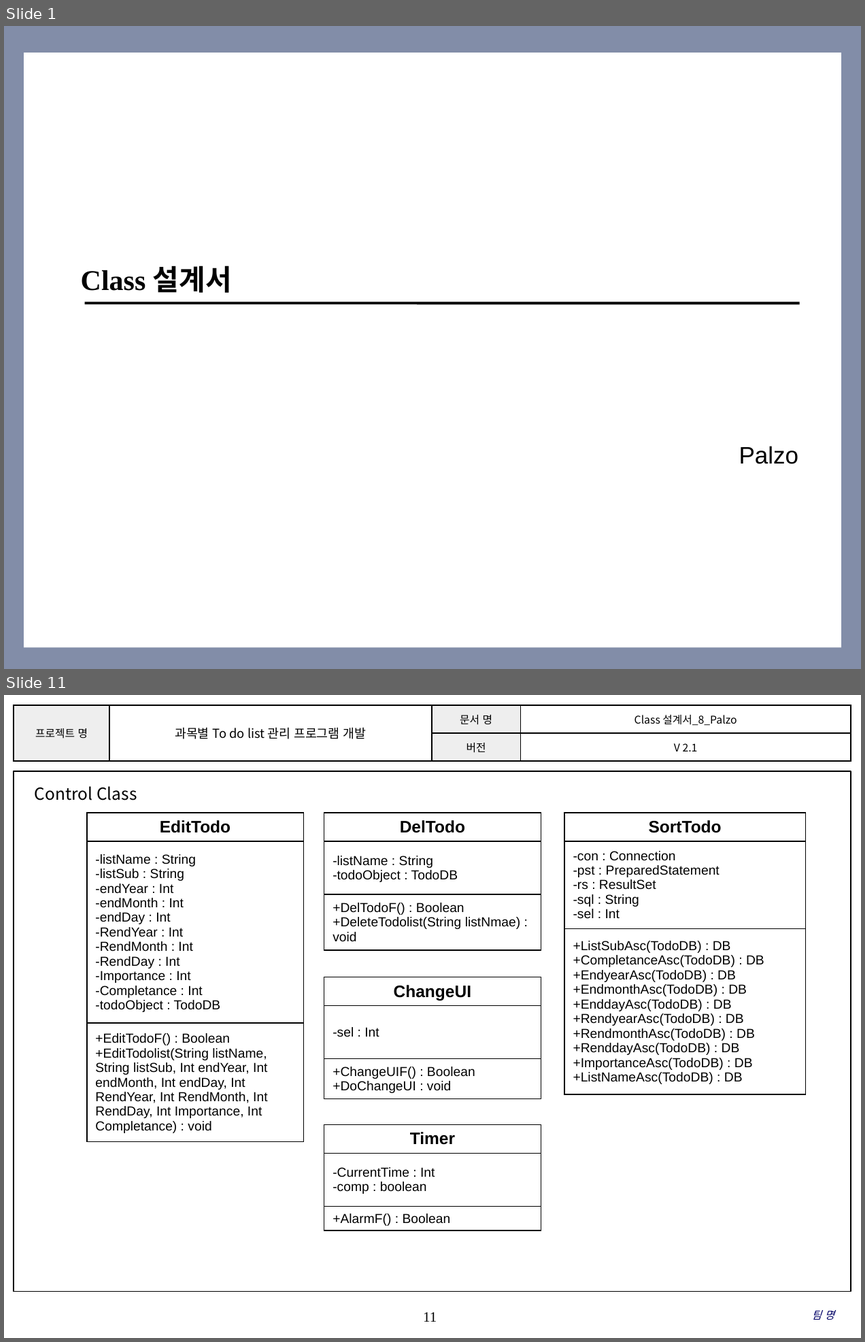
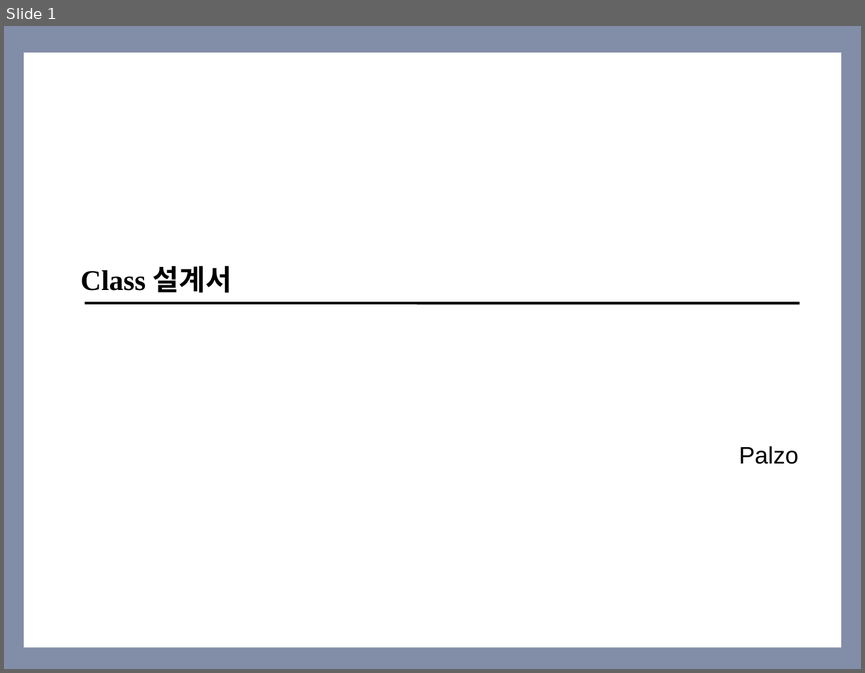
Before and after one commit to SMU-SE-Admin/18-1_8_PALZO_Doc, a slide deck: 03 설계/Class 설계서_8_Palzo.pptx. Shown one above the other, each under a label of ours: slides 1 and 11 before the commit, slide 1 after it; the slides between them are not shown. The pictures are 865x1342 and 865x673 pixels, drawn with LibreOffice and Linux fonts; fonts in the diff are those of the drawing; background and template pictures are left out. Boxes give left, top, right and bottom in pixels: in the first picture for what was removed or moved away, otherwise in the second. Text is boxed around its words. In the diff, an @@ line names an element or a change of style, - is before the commit and + after.

Commit message:
#1101 Class 설계서 작성
클래스 속성 및 메소드 한글화, 수정
에러 UI 클래스 추가

```diff
--- a/03 설계/Class 설계서_8_Palzo.pptx
+++ b/03 설계/Class 설계서_8_Palzo.pptx
@@ slide 11 removed at (4,695,861,1338), background #FFFFFF @@
@@ table removed at (14,705,851,761), 2 rows, 4 columns @@
-프로젝트 명 | 과목별 To do list 관리 프로그램 개발 | 문서 명 | Class 설계서_8_Palzo
- |  | 버전 | V 2.1
@@ rectangle removed at (14,771,851,1291) @@
@@ text removed at (35,786,137,800) @@
-Control Class
@@ table removed at (87,813,304,1140), 3 rows, 1 columns @@
-EditTodo
--listName : String / -listSub : String / -endYear : Int / -endMonth : Int / -endDay : Int / -RendYear : Int / -RendMonth : Int / -RendDay : Int / -Importance : Int / -Completance : Int / -todoObject : TodoDB
-+EditTodoF() : Boolean / +EditTodolist(String listName, String listSub, Int endYear, Int endMonth, Int endDay, Int RendYear, Int RendMonth, Int RendDay, Int Importance, Int Completance) : void
@@ table removed at (324,813,541,949), 3 rows, 1 columns @@
-DelTodo
--listName : String / -todoObject : TodoDB
-+DelTodoF() : Boolean / +DeleteTodolist(String listNmae) : void
@@ table removed at (564,813,805,1093), 3 rows, 1 columns @@
-SortTodo
--con : Connection / -pst : PreparedStatement / -rs : ResultSet / -sql : String / -sel : Int
-+ListSubAsc(TodoDB) : DB / +CompletanceAsc(TodoDB) : DB / +EndyearAsc(TodoDB) : DB / +EndmonthAsc(TodoDB) : DB / +EnddayAsc(TodoDB) : DB / +RendyearAsc(TodoDB) : DB / +RendmonthAsc(TodoDB) : DB / +RenddayAsc(TodoDB) : DB / +ImportanceAsc(TodoDB) : DB / +ListNameAsc(TodoDB) : DB
@@ table removed at (324,977,541,1098), 3 rows, 1 columns @@
-ChangeUI
--sel : Int
-+ChangeUIF() : Boolean / +DoChangeUI : void
@@ table removed at (324,1124,541,1231), 3 rows, 1 columns @@
-Timer
--CurrentTime : Int / -comp : boolean
-+AlarmF() : Boolean
@@ page number removed at (423,1312,436,1321) @@
-11
@@ text removed at (811,1310,834,1320) @@
-팀 명
```
Also in this commit, not shown: 11 slides changed, 2 slides added, 1 other slide removed.
